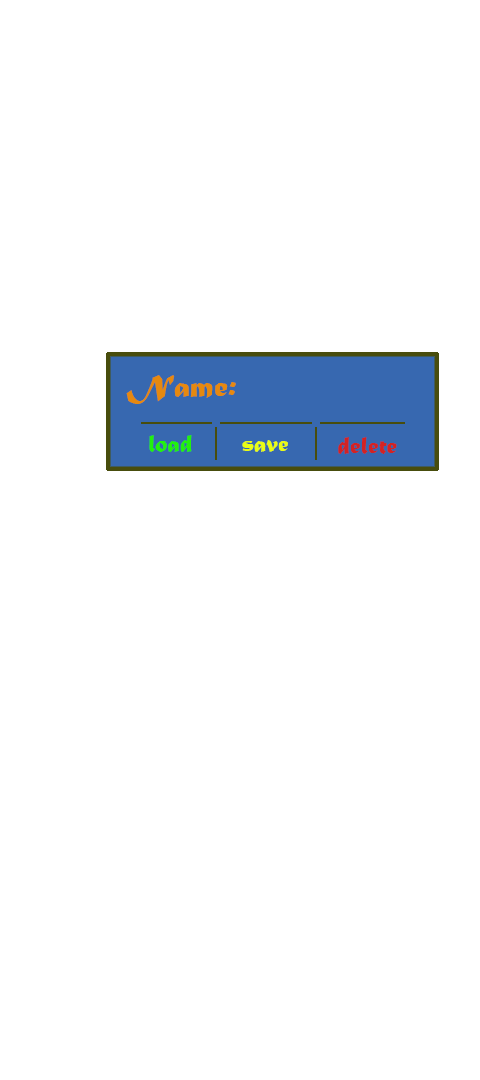
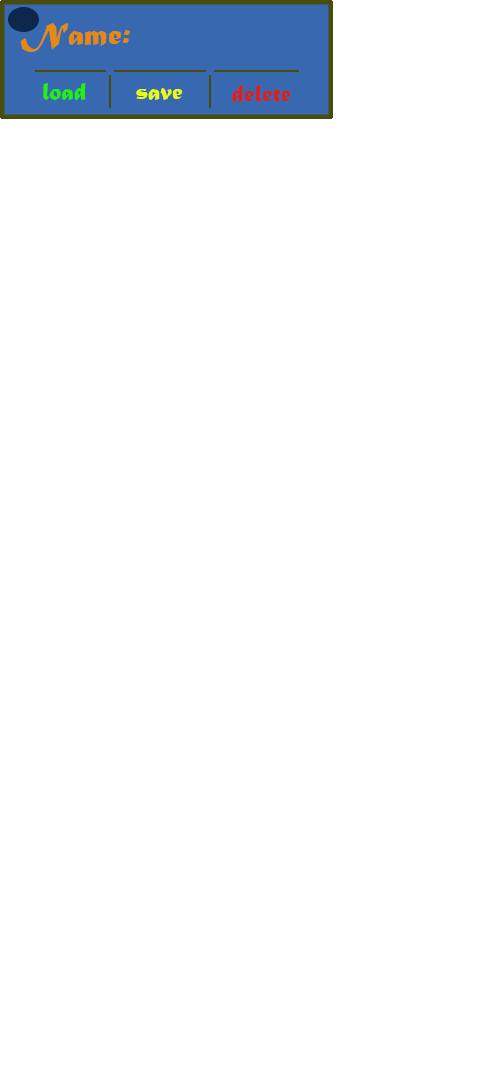
The second 480px x 1080px image is a revision of the first. Changes to its layers:
showed group "LOAD_BOARD копия" (6 layers) over [0, 0, 333, 119]
added layer "Эллипс 1" in group "LOAD_BOARD копия" over [8, 7, 39, 32]
hid group "LOAD_BOARD" (5 layers) over [106, 352, 439, 471]
